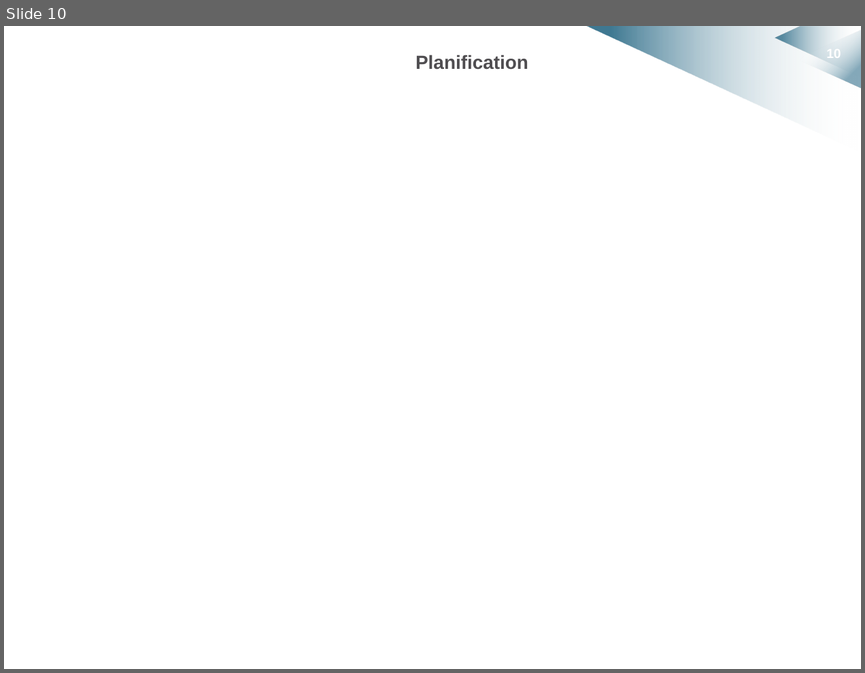
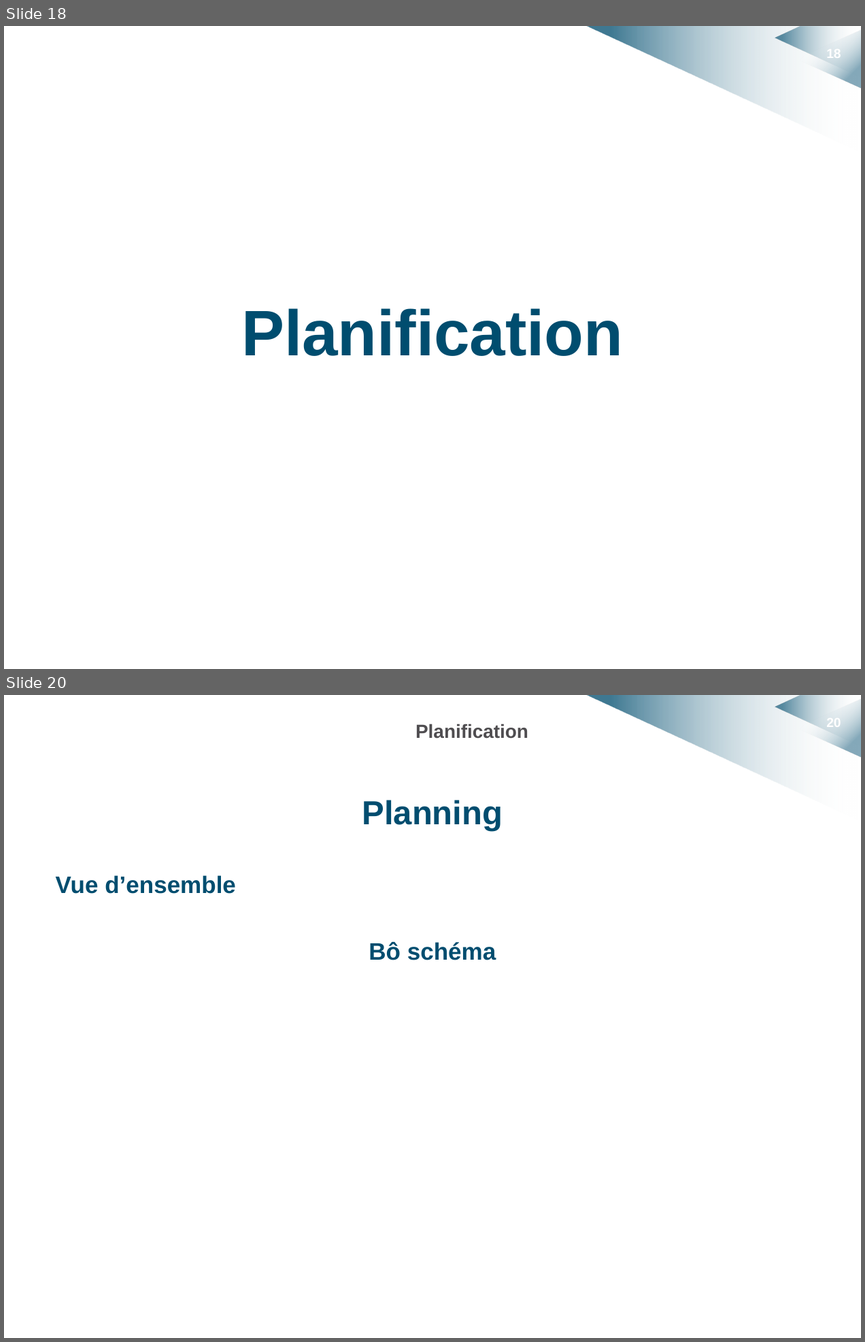
Before and after one commit to HKervadec/korrigolo, a slide deck: soutenances/planification/soutenance_planification.pptx. Shown one above the other, each under a label of ours: slide 10 before the commit, slides 18 and 20 after it; the slides between them are not shown. The pictures are 865x673 and 865x1342 pixels, drawn with LibreOffice and Linux fonts; fonts in the diff are those of the drawing; background and template pictures are left out. Boxes give left, top, right and bottom in pixels: in the first picture for what was removed or moved away, otherwise in the second. Text is boxed around its words. In the diff, an @@ line names an element or a change of style, - is before the commit and + after.

Commit message:
structure ppt planif done

```diff
--- a/soutenances/planification/soutenance_planification.pptx
+++ b/soutenances/planification/soutenance_planification.pptx
@@ slide 20 added at bbox=[4, 695, 861, 1338], background #FFFFFF; not listed: 4 template elements that a slide beside it also shows @@
@@ title added at bbox=[415, 724, 528, 739], 16 pt, text #4F4D50, bold @@
+Planification
@@ text added at bbox=[56, 800, 503, 960], 20 pt, text #004D6F, bold @@
+Planning
+Vue d’ensemble
+Bô schéma
@@ what was slide 10 is now slide 18 @@
@@ slide 18 changed as well @@
@@ page number at bbox=[826, 46, 840, 61]: text changed @@
-10
+18
@@ text "Planification": place and size @@
-text "Planification" at bbox=[415, 55, 528, 70]
+text "Planification" at bbox=[241, 308, 623, 356]
@@ text "Planification" at bbox=[241, 308, 623, 356]: size 16 to 54 pt, text colour #4F4D50 to #004D6F; more space between paragraphs; vertical alignment middle to top @@
```
Also in this commit, not shown: 4 other slides changed, 12 other slides added.
